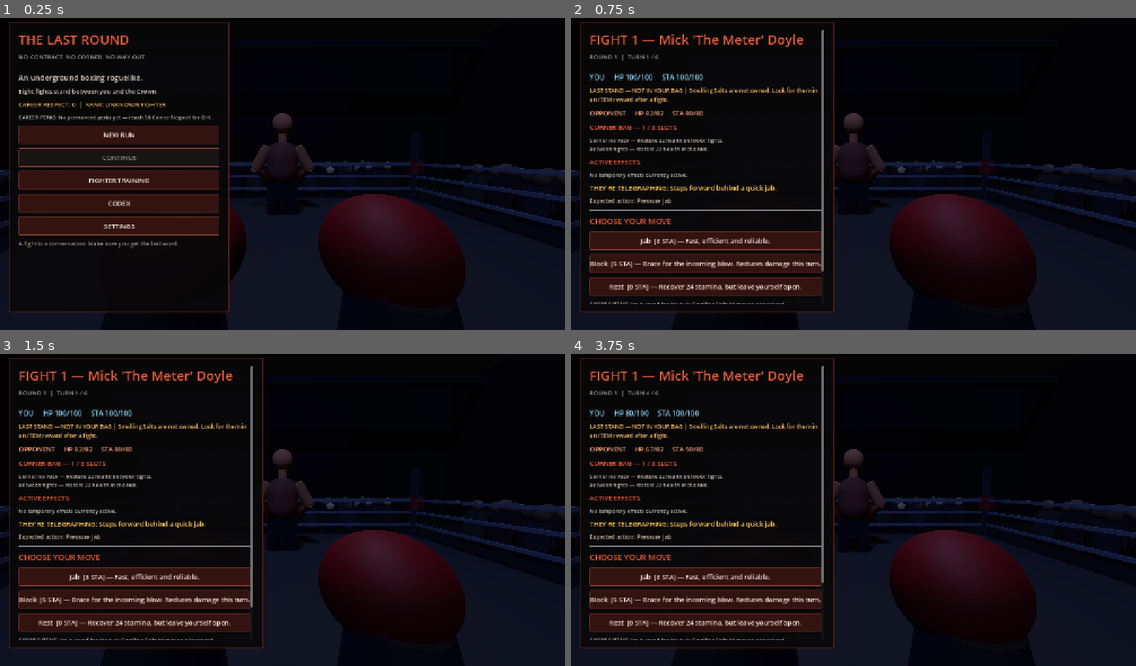
Above: before the commit, frames 1-4 (two rows, left to right).
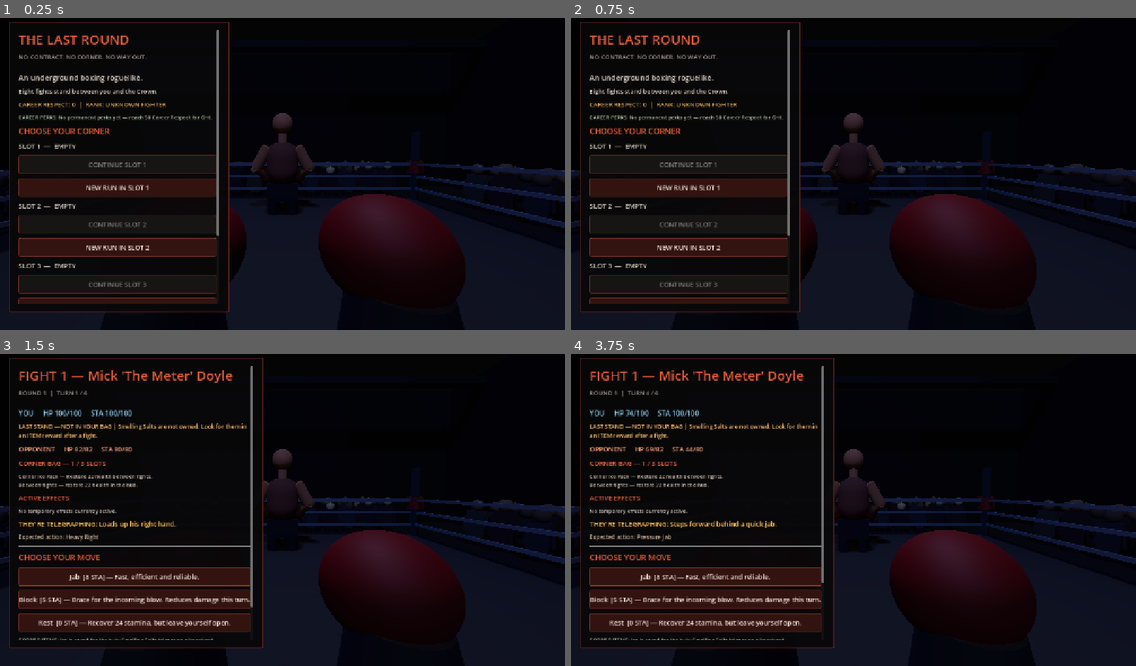
Above: after the commit, the same moments.

Repository: sedhehe/TheLastRound
Game: Godot game, scene res://scenes/main.tscn
Same seed, same stepped clock (60 frames per second), same inputs: the game is played once before the commit and once after it.
Inputs (mouse positions are in pixels of both pictures, inside the frame that each line leads up to):
- Up to frame 1 (0.25 s): no input
- Up to frame 2 (0.75 s): click (689, 133) at 0.5 s, where only the run before the commit has a clickable "NEW RUN"
- Up to frame 3 (1.5 s): click (118, 522) at 1.25 s, where only the run after the commit has a clickable "NEW RUN IN SLOT 1"
- Up to frame 4 (3.75 s): click "Jab [8 STA] — Fast, efficient…" at 2 s; click "Block [5 STA] — Brace for the…" at 2.75 s; click "Rest [0 STA] — Recover 24 sta…" at 3.5 s

The runs differ from the first frame. In frame 1, 12% of the frame differs, in the area x 3-39%, y 3-92%; in frame 2, 16%, in the area x 3-47%, y 1-95%; in frame 3, 0.3%; in frame 4, less than 0.1%.

Commit message:
Add three independent The Last Round save slots

Diff:
--- a/scripts/main.gd
+++ b/scripts/main.gd
@@ -6,8 +6,11 @@
 const MOVE_FILE = "res://data/moves.json"
 const ENEMY_FILE = "res://data/enemies.json"
 const ITEM_FILE = "res://data/items.json"
-const SAVE_PATH = "user://underdog_save.json"
-const META_PATH = "user://underdog_meta.json"
+const SAVE_SLOT_COUNT := 3
+const SAVE_VERSION := 3
+const META_PATH = "user://the_last_round_career.json"
+
+var selected_slot := 0
 
 const FIGHT_COUNT := 8
 # Four opening opponents, two rematches in the semi-finals, the eliminator,
@@ -86,6 +89,7 @@
 func _ready() -> void:
 	rng.randomize()
 
+	_remove_legacy_save_files()
 	_load_meta()
 	moves = _read_json(MOVE_FILE)
 	enemy_templates = _read_json(ENEMY_FILE)
@@ -426,12 +430,13 @@
 		_label(menu_notice, 13, Color(1.0, 0.72, 0.42))
 		menu_notice = ""
 
-	_button("NEW RUN", _new_run)
-	_button(
-		"CONTINUE",
-		_continue_run,
-		not FileAccess.file_exists(SAVE_PATH)
-	)
+	_label("CHOOSE YOUR CORNER", 18, Color(0.9, 0.36, 0.22))
+	for slot in range(SAVE_SLOT_COUNT):
+		var slot_path := _slot_save_path(slot)
+		var has_save := FileAccess.file_exists(slot_path)
+		_label("SLOT %d  —  %s" % [slot + 1, _slot_status(slot)], 15, Color(0.82, 0.78, 0.72))
+		_button("CONTINUE SLOT %d" % [slot + 1], _continue_run.bind(slot), not has_save)
+		_button("NEW RUN IN SLOT %d" % [slot + 1], _request_new_run.bind(slot))
 	_button("FIGHTER TRAINING", _show_tutorial)
 	_button("CODEX", _show_codex)
 	_button("SETTINGS", _show_settings)
@@ -443,7 +448,25 @@
 	)
 
 
-func _new_run() -> void:
+func _request_new_run(slot: int) -> void:
+	if slot < 0 or slot >= SAVE_SLOT_COUNT:
+		return
+	if FileAccess.file_exists(_slot_save_path(slot)):
+		_show_slot_overwrite_confirmation(slot)
+	else:
+		_new_run(slot)
+
+
+func _show_slot_overwrite_confirmation(slot: int) -> void:
+	_heading("REPLACE SLOT %d?" % [slot + 1], "THIS WILL DELETE THE RUN IN THIS SLOT.")
+	_label("The other two slots will remain untouched.", 14)
+	_button("CONFIRM NEW RUN", _new_run.bind(slot))
+	_button("CANCEL", _show_main_menu)
+
+
+func _new_run(slot: int = -1) -> void:
+	if slot >= 0 and slot < SAVE_SLOT_COUNT:
+		selected_slot = slot
 	training_active = false
 	run_ended = false
 	run_seed = int(Time.get_unix_time_from_system())
@@ -1735,12 +1758,11 @@
 		]
 	)
 
-	if FileAccess.file_exists(SAVE_PATH):
-		DirAccess.remove_absolute(
-			ProjectSettings.globalize_path(SAVE_PATH)
-		)
-
-	_button("TRY AGAIN", _new_run)
+	var completed_slot_path := _slot_save_path(selected_slot)
+	if FileAccess.file_exists(completed_slot_path):
+		DirAccess.remove_absolute(ProjectSettings.globalize_path(completed_slot_path))
+
+	_button("TRY AGAIN", _new_run.bind(selected_slot))
 	_button("MAIN MENU", _show_main_menu)
 
 
@@ -1748,9 +1770,31 @@
 # SAVE / CONTINUE
 # ---------------------------------------------------------
 
+func _slot_save_path(slot: int) -> String:
+	return "user://the_last_round_slot_%d.json" % [slot + 1]
+
+
+func _slot_status(slot: int) -> String:
+	var path := _slot_save_path(slot)
+	if not FileAccess.file_exists(path):
+		return "EMPTY"
+	var file := FileAccess.open(path, FileAccess.READ)
+	if file == null:
+		return "SAVE UNAVAILABLE"
+	var parsed = JSON.parse_string(file.get_as_text())
+	if not parsed is Dictionary or int(parsed.get("version", -1)) != SAVE_VERSION:
+		return "DAMAGED / INCOMPATIBLE"
+	var fight := clampi(int(parsed.get("fight_index", 0)), 0, FIGHT_COUNT - 1)
+	return "CHECKPOINT — FIGHT %d / %d" % [fight + 1, FIGHT_COUNT]
+
+
 func _save_run() -> void:
+	var save_path := _slot_save_path(selected_slot)
+	var temp_path := "user://the_last_round_slot_%d.tmp" % [selected_slot + 1]
+	var backup_path := "user://the_last_round_slot_%d.bak" % [selected_slot + 1]
 	var data := {
-		"version": 2,
+		"version": SAVE_VERSION,
+		"slot": selected_slot,
 		"fight_index": fight_index,
 		"player": player,
 		"owned_moves": owned_moves,
@@ -1765,10 +1809,9 @@
 		"next_fight_speed_bonus": next_fight_speed_bonus
 	}
 
-	var temp_path := "user://underdog_save.tmp"
 	var file := FileAccess.open(temp_path, FileAccess.WRITE)
 	if file == null:
-		push_error("Could not create temporary run save.")
+		push_error("Could not create temporary run save for slot %d." % [selected_slot + 1])
 		hub_notice = "SAVE FAILED — could not create a checkpoint."
 		if game_state == "hub":
 			_show_bracket()
@@ -1778,13 +1821,10 @@
 	file.flush()
 	file.close()
 
-	# Preserve the previous checkpoint until the new temporary file has
-	# successfully taken its place. This avoids losing a valid save on failure.
-	var save_absolute := ProjectSettings.globalize_path(SAVE_PATH)
+	var save_absolute := ProjectSettings.globalize_path(save_path)
 	var temp_absolute := ProjectSettings.globalize_path(temp_path)
-	var backup_path := "user://underdog_save.bak"
 	var backup_absolute := ProjectSettings.globalize_path(backup_path)
-	var had_previous_save := FileAccess.file_exists(SAVE_PATH)
+	var had_previous_save := FileAccess.file_exists(save_path)
 
 	if FileAccess.file_exists(backup_path):
 		DirAccess.remove_absolute(backup_absolute)
@@ -1792,7 +1832,7 @@
 	if had_previous_save:
 		var backup_error := DirAccess.rename_absolute(save_absolute, backup_absolute)
 		if backup_error != OK:
-			push_error("Could not back up previous run save. Error: %d" % backup_error)
+			push_error("Could not back up slot %d. Error: %d" % [selected_slot + 1, backup_error])
 			DirAccess.remove_absolute(temp_absolute)
 			hub_notice = "SAVE FAILED — your previous checkpoint was left untouched."
 			if game_state == "hub":
@@ -1801,7 +1841,7 @@
 
 	var rename_error := DirAccess.rename_absolute(temp_absolute, save_absolute)
 	if rename_error != OK:
-		push_error("Could not replace run save. Error: %d" % rename_error)
+		push_error("Could not replace slot %d save. Error: %d" % [selected_slot + 1, rename_error])
 		DirAccess.remove_absolute(temp_absolute)
 		var restore_error := OK
 		if had_previous_save:
@@ -1810,16 +1850,19 @@
 	else:
 		if FileAccess.file_exists(backup_path):
 			DirAccess.remove_absolute(backup_absolute)
-		hub_notice = "RUN SAVED — your corner is waiting."
+		hub_notice = "SLOT %d SAVED — your corner is waiting." % [selected_slot + 1]
 
 	if game_state == "hub":
 		_show_bracket()
 
 
-func _continue_run() -> void:
-	var file := FileAccess.open(SAVE_PATH, FileAccess.READ)
+func _continue_run(slot: int = -1) -> void:
+	if slot >= 0 and slot < SAVE_SLOT_COUNT:
+		selected_slot = slot
+	var save_path := _slot_save_path(selected_slot)
+	var file := FileAccess.open(save_path, FileAccess.READ)
 	if file == null:
-		menu_notice = "NO VALID RUN SAVE FOUND. Start a new run."
+		menu_notice = "NO VALID SAVE FOUND IN SLOT %d. Start a new run." % [selected_slot + 1]
 		_show_main_menu()
 		return
 
@@ -1829,8 +1872,8 @@
 		return
 
 	var data: Dictionary = parsed
-	if int(data.get("version", -1)) != 2:
-		_reject_run_save("This run save uses an unsupported version.")
+	if int(data.get("version", -1)) != SAVE_VERSION or int(data.get("slot", -1)) != selected_slot:
+		_reject_run_save("This run save uses an unsupported version or belongs to another slot.")
 		return
 
 	var saved_player = data.get("player", {})
@@ -1888,27 +1931,44 @@
 	next_fight_speed_bonus = float(data.get("next_fight_speed_bonus", 0.0))
 
 	rng.seed = run_seed + fight_index * 991
-	menu_notice = "RUN CONTINUED — back to the circuit."
+	menu_notice = "SLOT %d CONTINUED — back to the circuit." % [selected_slot + 1]
 	_show_bracket()
 
 
 func _reject_run_save(reason: String) -> void:
 	push_warning(reason)
-	var save_absolute := ProjectSettings.globalize_path(SAVE_PATH)
-	var corrupt_path := "user://underdog_save.corrupt.json"
+	var save_path := _slot_save_path(selected_slot)
+	var corrupt_path := "user://the_last_round_slot_%d.corrupt.json" % [selected_slot + 1]
+	var save_absolute := ProjectSettings.globalize_path(save_path)
 	var corrupt_absolute := ProjectSettings.globalize_path(corrupt_path)
 	var quarantine_error := OK
-	if FileAccess.file_exists(SAVE_PATH):
+	if FileAccess.file_exists(save_path):
 		if FileAccess.file_exists(corrupt_path):
 			DirAccess.remove_absolute(corrupt_absolute)
 		quarantine_error = DirAccess.rename_absolute(save_absolute, corrupt_absolute)
 
 	if quarantine_error == OK:
-		menu_notice = "SAVE UNAVAILABLE: %s Damaged save preserved as underdog_save.corrupt.json; start a fresh run." % reason
+		menu_notice = "SLOT %d UNAVAILABLE: %s Damaged save preserved for recovery." % [selected_slot + 1, reason]
 	else:
-		menu_notice = "SAVE UNAVAILABLE: %s The damaged save could not be moved; the original file was left in place." % reason
-		push_error("Could not quarantine invalid run save. Error: %d" % quarantine_error)
+		menu_notice = "SLOT %d UNAVAILABLE: %s The original file was left in place." % [selected_slot + 1, reason]
+		push_error("Could not quarantine invalid slot save. Error: %d" % quarantine_error)
 	_show_main_menu()
+
+
+func _remove_legacy_save_files() -> void:
+	var legacy_paths := [
+		"user://underdog_save.json",
+		"user://underdog_save.tmp",
+		"user://underdog_save.bak",
+		"user://underdog_save.corrupt.json",
+		"user://underdog_meta.json"
+	]
+	for legacy_path in legacy_paths:
+		if FileAccess.file_exists(legacy_path):
+			var absolute_path := ProjectSettings.globalize_path(legacy_path)
+			var remove_error := DirAccess.remove_absolute(absolute_path)
+			if remove_error != OK:
+				push_warning("Could not remove legacy save file: " + legacy_path)
 
 
 func _load_meta() -> void:
@@ -2091,7 +2151,7 @@
 	_label("• Spend stamina with a plan. A powerful move is useless when you're exhausted.")
 	_label("This was a practice bout. No run progress, Respect, items or save data were changed.", 13, Color(0.72, 0.82, 0.68))
 	_button("SPAR AGAIN", _start_training)
-	_button("START A NEW RUN", _new_run)
+	_button("START A NEW RUN", _request_new_run.bind(selected_slot))
 	_button("BACK TO MAIN MENU", _show_main_menu)
 
 
